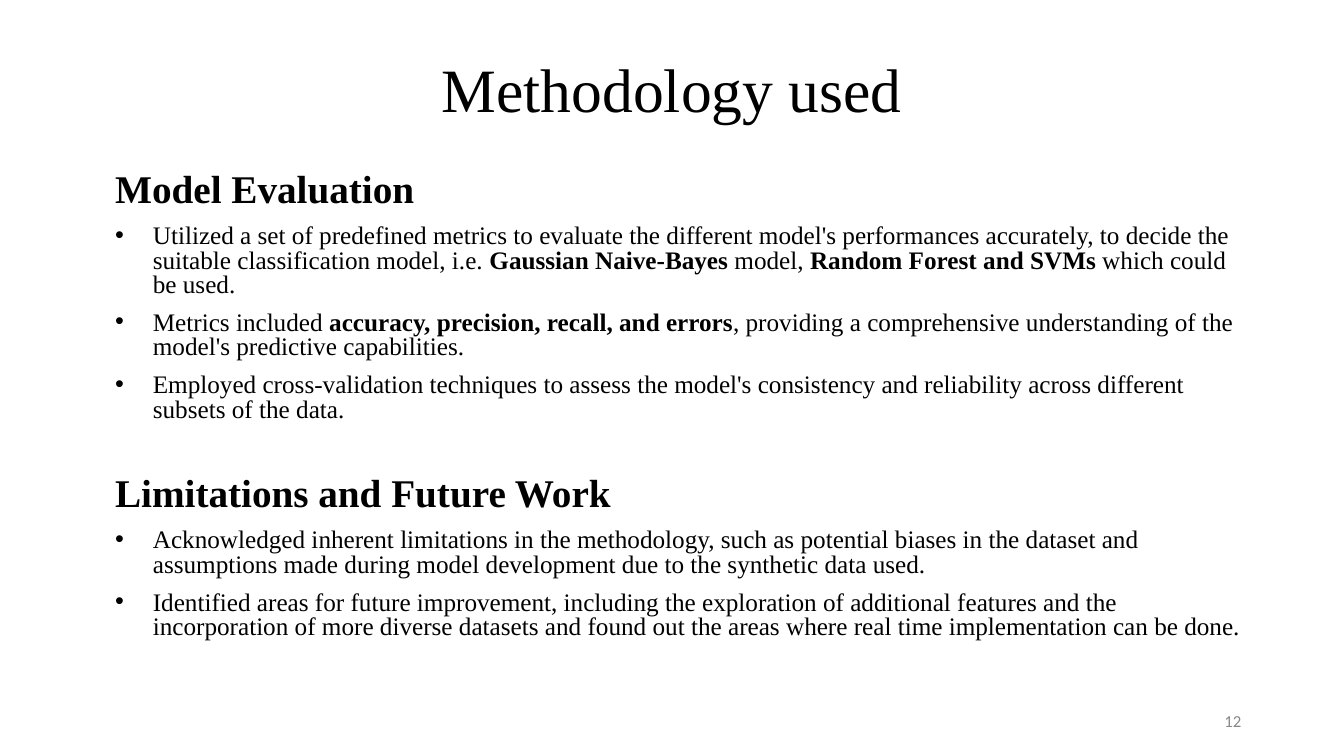
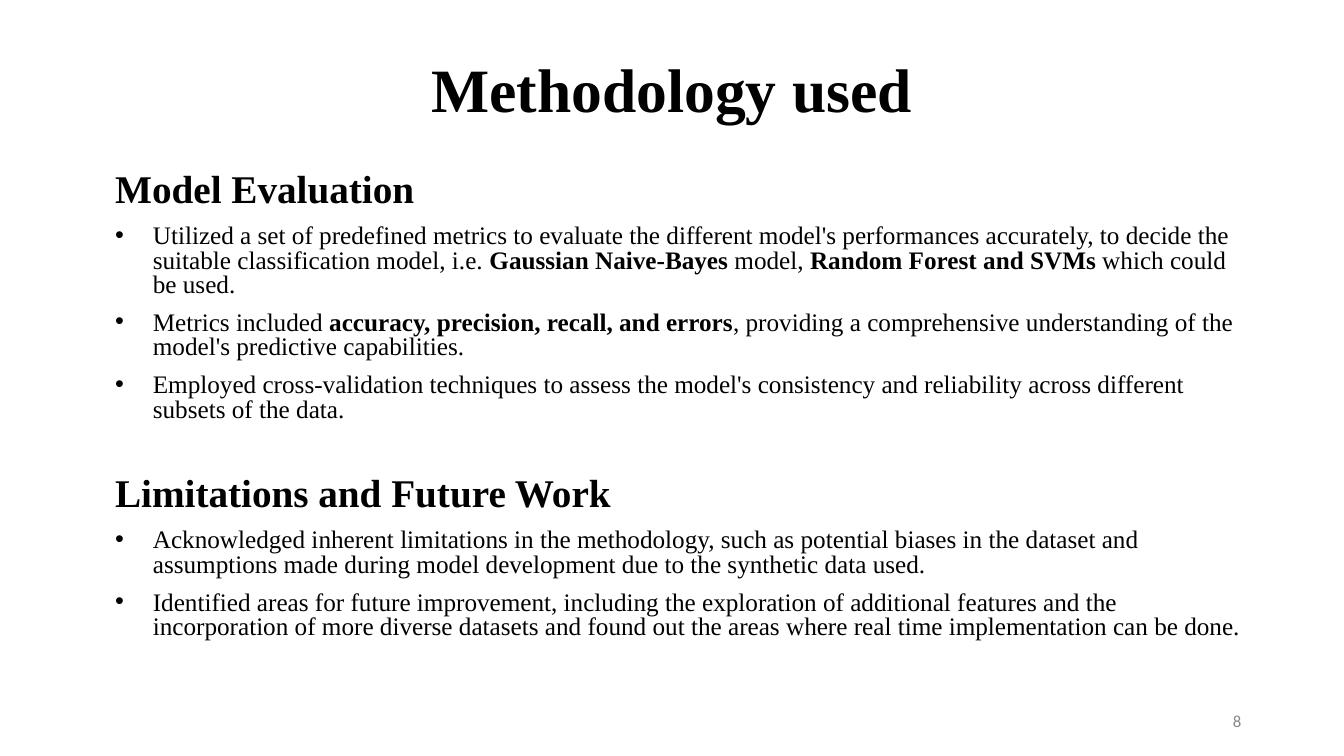
Before and after one commit to Brainskull24/Heal.ai, a slide deck: slide 8 of MP/PPT.pptx (slide 12 before the commit). Drawn at 1344x756 pixels with LibreOffice and Linux fonts; fonts in the diff are those of the drawing; background and template pictures are left out. Boxes give left, top, right and bottom in pixels: in the first picture for what was removed or moved away, otherwise in the second. Text is boxed around its words. In the diff, an @@ line names an element or a change of style, - is before the commit and + after.

```diff
--- a/MP/PPT.pptx
+++ b/MP/PPT.pptx
@@ title "Methodology used" at <box>431,69,912,124</box>: bold on @@
@@ page number at <box>1233,715,1241,727</box>: text changed @@
-12
+8
```
Also in this commit, not shown: 4 other slides changed, 3 slides added, 5 slides removed, 3 other files.
